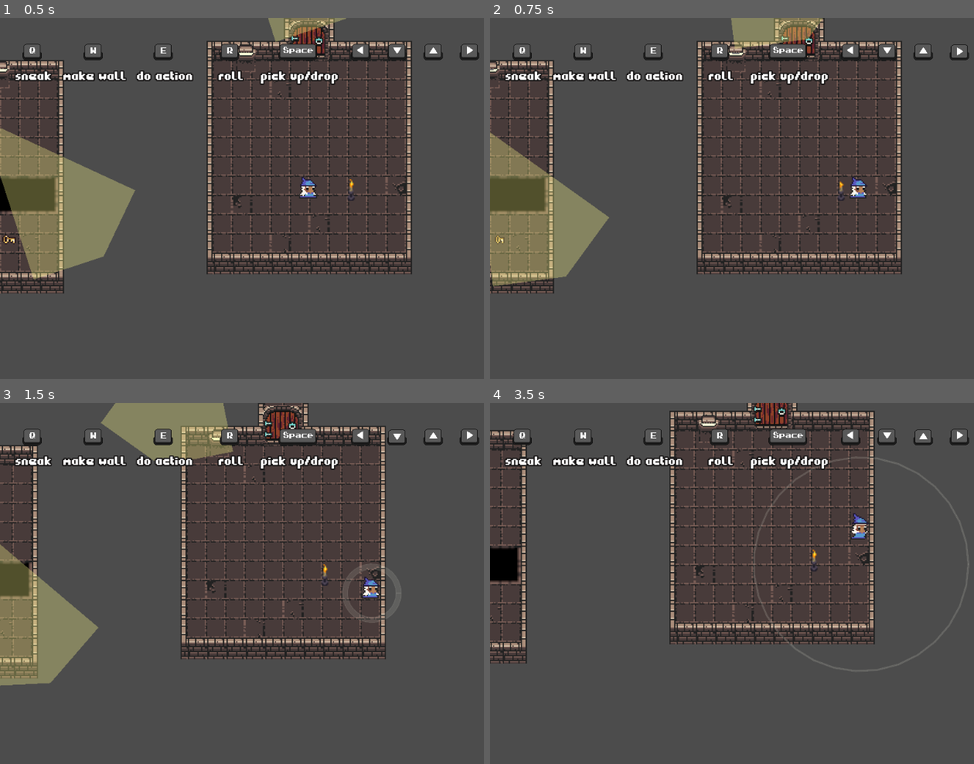
Above: before the commit, frames 1-4 (two rows, left to right).
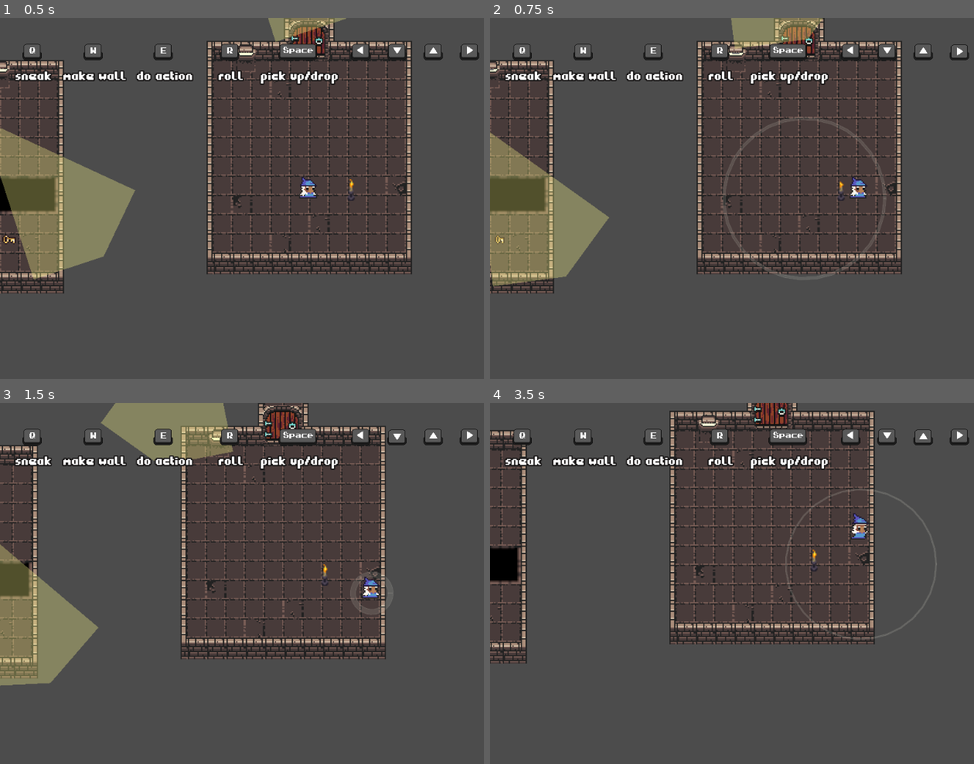
Above: after the commit, the same moments.

Repository: BadInheritance/ld46_souls_afire
Game: Godot game, scene res://scenes/Main.tscn
The game is run twice, just before and just after one commit, with the same random seed, the same clock (stepped at 60 frames per second) and the same inputs.
Inputs:
- Up to frame 1 (0.5 s): no input
- Up to frame 2 (0.75 s): hold Right (player_right) from 0.53 s (still down); hold Shift (player_run) from 0.53 s (still down)
- Up to frame 3 (1.5 s): tap Q (player_sneak) at 0.8, 1.35 s; release Right (player_right) at 1.28 s; release Shift (player_run) at 1.28 s; hold Down (player_down) from 1.28 s (still down)
- Up to frame 4 (3.5 s): tap Shift (player_run) at 1.55, 3.05 s; release Down (player_down) at 2.03 s; hold Right (player_right) 2.03-2.78 s; hold Q (player_sneak) 2.03-2.78 s; tap E (player_action) at 2.1 s; hold Up (player_up) from 2.78 s (still down); tap W (player_create_wall) at 2.85 s

Frame 1 is identical in both runs. In frame 2, 0.3% of the frame differs, in the area x 48-82%, y 27-73%; in frame 3, 0.2%; in frame 4, 0.5%, in the area x 54-100%, y 14-75%.

Commit message:
player walking: fix sound radius, generate sound immedately

Diff:
--- a/scripts/characters/player.gd
+++ b/scripts/characters/player.gd
@@ -198,7 +198,13 @@
 		else:
 			$steps_timer.wait_time = walkingStepInterval
 		if $steps_timer.is_stopped():
+			generate_step_sound()
 			$steps_timer.start()
+
+
+export var runningSoundRadius = 100.0
+export var walkingSoundRadius = 70.0
+export var sneakingSoundRadius = 35.0
 
 
 func generate_step_sound():
@@ -206,4 +212,12 @@
 	var node = scene.instance()
 	node.global_position = self.global_position
 	node.emitter = self
+
+	if Input.is_action_pressed("player_sneak"):
+		node.soundRadius = sneakingSoundRadius
+	elif Input.is_action_pressed("player_run"):
+		node.soundRadius = runningSoundRadius
+	else:
+		node.soundRadius = walkingSoundRadius
+
 	get_parent().add_child(node)
